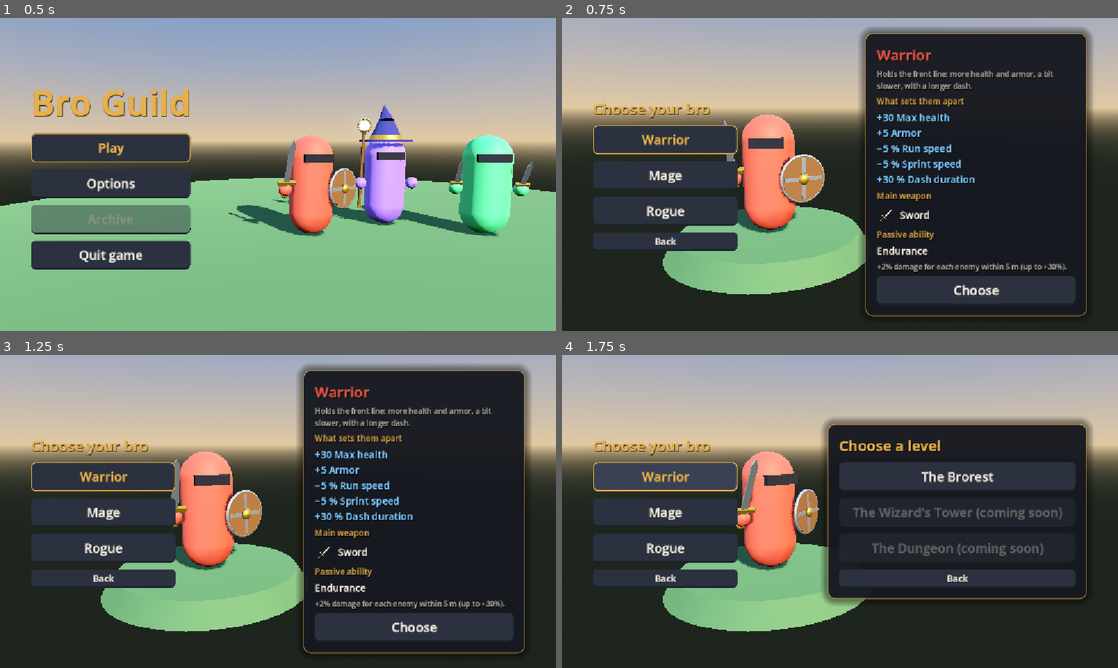
Above: before the commit, frames 1-4 (two rows, left to right).
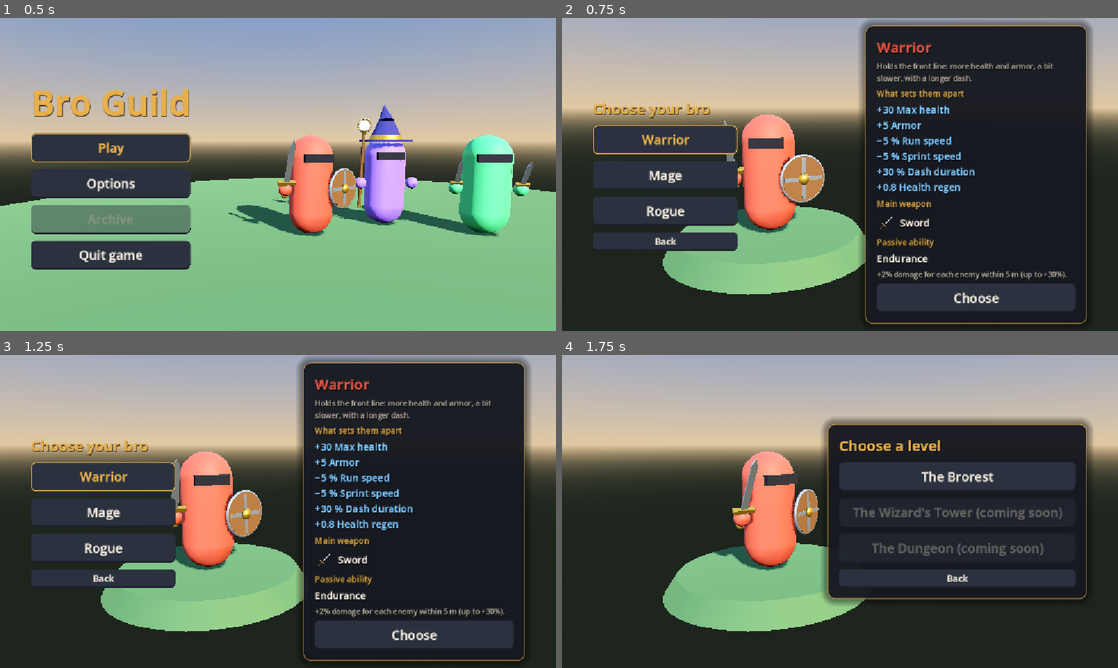
Above: after the commit, the same moments.

Repository: UriBokchoi/BroGuild
Game: Godot game, scene res://systems/run/game.tscn
The game is run twice, just before and just after one commit, with the same random seed, the same clock (stepped at 60 frames per second) and the same inputs.
Inputs:
- Up to frame 1 (0.5 s): no input
- Up to frame 2 (0.75 s): click "Play" at 0.5 s
- Up to frame 3 (1.25 s): no input
- Up to frame 4 (1.75 s): click "Warrior" at 1.25 s

Frame 1 is identical in both runs. In frame 2, 9.9% of the frame differs, in the area x 53-96%, y 0-98%; in frame 3, 9.9%; in frame 4, 8.6%.

Commit message:
fix(characters): regeneración de vida propia y una sola lista a la vez al elegir nivel
Cada personaje regenera un poco de vida de base (Guerrero 0,8/s, Mago 0,4/s,
Pícaro 0,5/s). En la selección, al elegir personaje se oculta la lista de
la izquierda: ya no se puede tocar ni quedan dos botones de «Volver».

Co-Authored-By: Claude Opus 5.5 <noreply@anthropic.com>

Diff:
--- a/data/characters/mage.tres
+++ b/data/characters/mage.tres
@@ -42,9 +42,14 @@
 socket = &"Head"
 transform = Transform3D(1.2, 0, 0, 0, 1.2, 0, 0, 0, 1.2, 0, 0, 0)
 
+[sub_resource type="Resource" id="Resource_regen"]
+script = ExtResource("2_modifier")
+stat = &"health_regen"
+value = 0.4
+
 [resource]
 script = ExtResource("1_data")
-stat_modifiers = Array[ExtResource("2_modifier")]([SubResource("Resource_health"), SubResource("Resource_area"), SubResource("Resource_xp"), SubResource("Resource_glide")])
+stat_modifiers = Array[ExtResource("2_modifier")]([SubResource("Resource_health"), SubResource("Resource_area"), SubResource("Resource_xp"), SubResource("Resource_glide"), SubResource("Resource_regen")])
 name_key = &"CHARACTER_MAGE_NAME"
 description_key = &"CHARACTER_MAGE_DESCRIPTION"
 color = Color(0.58, 0.42, 1, 1)
--- a/data/characters/rogue.tres
+++ b/data/characters/rogue.tres
@@ -51,9 +51,14 @@
 socket = &"HandLeft"
 transform = Transform3D(1.35, 0, 0, 0, 1.106, 0.775, 0, -0.775, 1.106, 0, 0, 0)
 
+[sub_resource type="Resource" id="Resource_regen"]
+script = ExtResource("2_modifier")
+stat = &"health_regen"
+value = 0.5
+
 [resource]
 script = ExtResource("1_data")
-stat_modifiers = Array[ExtResource("2_modifier")]([SubResource("Resource_health"), SubResource("Resource_run"), SubResource("Resource_sprint"), SubResource("Resource_crit"), SubResource("Resource_stamina"), SubResource("Resource_air_jumps")])
+stat_modifiers = Array[ExtResource("2_modifier")]([SubResource("Resource_health"), SubResource("Resource_run"), SubResource("Resource_sprint"), SubResource("Resource_crit"), SubResource("Resource_stamina"), SubResource("Resource_air_jumps"), SubResource("Resource_regen")])
 name_key = &"CHARACTER_ROGUE_NAME"
 description_key = &"CHARACTER_ROGUE_DESCRIPTION"
 color = Color(0.3, 0.85, 0.5, 1)
--- a/data/characters/warrior.tres
+++ b/data/characters/warrior.tres
@@ -48,9 +48,14 @@
 socket = &"HandLeft"
 transform = Transform3D(0.906, 0, 0.423, 0, 1, 0, -0.423, 0, 0.906, 0, 0, -0.15)
 
+[sub_resource type="Resource" id="Resource_regen"]
+script = ExtResource("2_modifier")
+stat = &"health_regen"
+value = 0.8
+
 [resource]
 script = ExtResource("1_data")
-stat_modifiers = Array[ExtResource("2_modifier")]([SubResource("Resource_health"), SubResource("Resource_armor"), SubResource("Resource_run"), SubResource("Resource_sprint"), SubResource("Resource_dash")])
+stat_modifiers = Array[ExtResource("2_modifier")]([SubResource("Resource_health"), SubResource("Resource_armor"), SubResource("Resource_run"), SubResource("Resource_sprint"), SubResource("Resource_dash"), SubResource("Resource_regen")])
 name_key = &"CHARACTER_WARRIOR_NAME"
 description_key = &"CHARACTER_WARRIOR_DESCRIPTION"
 color = Color(0.85, 0.32, 0.25, 1)
--- a/tests/integration/ui/menus/run_setup/test_run_setup.gd
+++ b/tests/integration/ui/menus/run_setup/test_run_setup.gd
@@ -62,3 +62,12 @@
 	assert_signal_not_emitted(_setup, "back_requested")
 	_setup.back()
 	assert_signal_emitted(_setup, "back_requested")
+
+
+func test_while_choosing_a_level_the_character_list_hides() -> void:
+	var side := _setup.get_node(^"%Side") as Control
+	assert_true(side.visible)
+	_setup.choose(MAGE)
+	assert_false(side.visible, "un solo «Volver», el de los niveles")
+	_setup.back()
+	assert_true(side.visible)
--- a/tests/unit/data/test_characters.gd
+++ b/tests/unit/data/test_characters.gd
@@ -62,3 +62,15 @@
 		for attachment: ModelAttachment in character.attachments:
 			assert_not_null(attachment.scene, "%s: pieza sin escena" % label)
 			assert_true(model.sockets.has_node(NodePath(String(attachment.socket))), "%s: no hay punto «%s»" % [label, attachment.socket])
+
+
+func test_each_character_regenerates_a_little_its_own_way() -> void:
+	var regens: Array[float] = []
+	for character: CharacterData in _characters:
+		var regen := 0.0
+		for modifier: StatModifier in character.stat_modifiers:
+			if modifier.stat == &"health_regen":
+				regen += modifier.value
+		assert_between(regen, 0.1, 2.0, "%s: un poco de regeneración" % character.resource_path.get_file())
+		assert_does_not_have(regens, regen, "cada uno la suya")
+		regens.append(regen)
--- a/ui/menus/run_setup/run_setup.gd
+++ b/ui/menus/run_setup/run_setup.gd
@@ -3,8 +3,9 @@
 ## Selección de personaje y de nivel antes de jugar (GDD §9, «Menús»): a la izquierda, la lista de
 ## personajes; en el centro, el modelo del que se mira, girando; a la derecha, al pasar el ratón, su
 ## nombre, sus diferencias de stats, su arma principal y su habilidad pasiva. Al elegir uno, ese
-## panel se cambia por la lista de niveles (los que aún no existen salen desactivados). Esc o
-## «Volver» retroceden: de los niveles a los personajes y de ahí al menú. Lo muestra [Game].
+## panel se cambia por la lista de niveles (los que aún no existen salen desactivados) y la lista de
+## personajes se oculta. Esc o «Volver» retroceden: de los niveles a los personajes y de ahí al menú.
+## Lo muestra [Game].
 
 ## Se eligió personaje y nivel.
 signal play_requested(character: CharacterData, level: LevelData)
@@ -21,6 +22,7 @@
 var _shown: CharacterData
 var _chosen: CharacterData
 
+@onready var _side: Control = %Side
 @onready var _character_list: VBoxContainer = %CharacterList
 @onready var _info: Control = %Info
 @onready var _level_panel: Control = %LevelPanel
@@ -109,6 +111,7 @@
 
 
 func _show_levels(on: bool) -> void:
+	_side.visible = not on
 	_info.visible = not on
 	_level_panel.visible = on
 
--- a/ui/menus/run_setup/run_setup.tscn
+++ b/ui/menus/run_setup/run_setup.tscn
@@ -84,6 +84,7 @@
 layout_mode = 2
 
 [node name="Side" type="VBoxContainer" parent="UI/Margin/Layout"]
+unique_name_in_owner = true
 custom_minimum_size = Vector2(300, 0)
 layout_mode = 2
 size_flags_vertical = 4
Not shown, changed: docs/GDD.md
